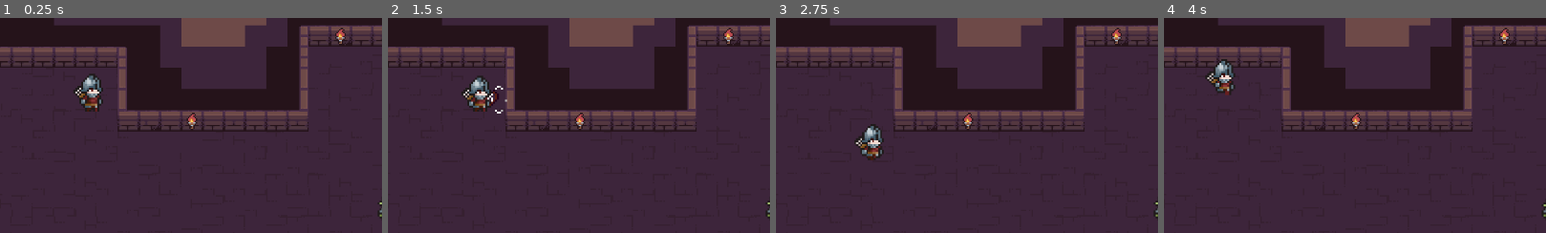
Above: before the commit, frames 1-4 (left to right).
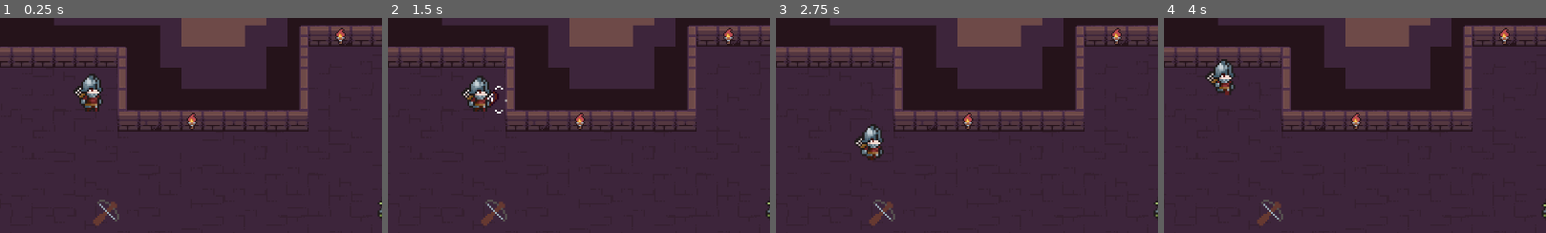
Above: after the commit, the same moments.

Repository: SevenGriphon/roguelike-like
Game: Godot game, scene res://scenes/main.tscn
The game is run twice, just before and just after one commit, with the same random seed, the same clock (stepped at 60 frames per second) and the same inputs.
Inputs (mouse positions are % of the whole screen's width and height, from its top left):
- Up to frame 1 (0.25 s): no input
- Up to frame 2 (1.5 s): move the mouse to (72, 45) at 0.52 s; press the mouse at (72, 45) at 0.53 s; hold D (move_right) 0.53-1.28 s; move the mouse to (30, 55) at 1.27 s; release the mouse at (30, 55) at 1.28 s; hold S (move_down) from 1.28 s (still down); tap E (interact) at 1.35 s
- Up to frame 3 (2.75 s): move the mouse to (60, 28) at 2.02 s; release S (move_down) at 2.03 s; hold D (move_right) from 2.03 s (still down); hold Right mouse button (mele_attack) from 2.03 s (still down)
- Up to frame 4 (4 s): move the mouse to (45, 70) at 2.77 s; release D (move_right) at 2.78 s; release Right mouse button (mele_attack) at 2.78 s; hold W (move_up) 2.78-3.53 s; click (45, 70) at 2.85 s; move the mouse to (80, 65) at 3.52 s; hold A (move_left) from 3.53 s (still down); hold E (interact) from 3.53 s (still down)
The pictures show only the part of the screen within x 12-62%, y 13-63%; the shares and areas given below are measured in that part.

The runs differ from the first frame. In frame 1, 0.3% of the frame differs, in the area x 24-32%, y 84-97%; in frame 2, 0.3%; in frame 3, 0.3%; in frame 4, 0.3%.

Commit message:
Update weapon pickup to show its weapon in editor

Diff:
--- a/scenes/main.tscn
+++ b/scenes/main.tscn
@@ -6,6 +6,8 @@
 [ext_resource type="PackedScene" uid="uid://cnjgt8wylai73" path="res://scenes/enemy_spawn_marker.tscn" id="5_tbgi4"]
 [ext_resource type="PackedScene" uid="uid://b11owtvwtskg8" path="res://scenes/tile_map.tscn" id="5_tefeu"]
 [ext_resource type="Texture2D" uid="uid://b668n57f786ri" path="res://assets/2D Pixel Dungeon Asset Pack/character and tileset/Dungeon_Tileset.png" id="6_tefeu"]
+[ext_resource type="PackedScene" uid="uid://td77je8q2qxs" path="res://scenes/weapon_pickup.tscn" id="7_tipki"]
+[ext_resource type="Resource" uid="uid://crjvcj6l3nu36" path="res://weapons/crossbow.tres" id="8_85g3d"]
 
 [sub_resource type="NavigationPolygon" id="NavigationPolygon_tefeu"]
 vertices = PackedVector2Array(35, 431, 67, 431, 67, 559, 15, 657, 291, 559, 291, 591, 541, 591, 541, 527, 573, 527, 771 …(738 unchanged characters)…
@@ -173,3 +175,7 @@
 [node name="DetailsLayer" type="TileMapLayer" parent="NavigationRegion2D/TileMap"]
 tile_map_data = PackedByteArray("AAAUAAMAAAAAAAkAAAANAAcAAAAAAAkAAAAfAAUAAAAAAAkAAAADAAQAAAAEAAcAAAAdAAUAAAAEAAcAAAADAA8AAAAHAAcAAAABAAgAAAAEAAYAAAAiAAcAAAAIAAYAAAAiAAkAAAAIAAYAAAAiAAgAAAAHAAcAAAAhABEAAAAFAAYAAAAXAAMAAAACAAkAAAA=")
 tile_set = SubResource("TileSet_tipki")
+
+[node name="WeaponPickup" parent="." instance=ExtResource("7_tipki")]
+position = Vector2(304, 377)
+weapon_data = ExtResource("8_85g3d")
--- a/scenes/weapon_pickup.tscn
+++ b/scenes/weapon_pickup.tscn
@@ -1,17 +1,7 @@
-[gd_scene load_steps=8 format=3 uid="uid://td77je8q2qxs"]
+[gd_scene load_steps=4 format=3 uid="uid://td77je8q2qxs"]
 
 [ext_resource type="Script" uid="uid://bgth60kp4sb8s" path="res://scripts/weapon_pickup.gd" id="1_qjt78"]
-[ext_resource type="Script" uid="uid://c40oowmw88aqy" path="res://scripts/Weapons/data/weapon_data.gd" id="2_bt436"]
 [ext_resource type="Script" uid="uid://bsonh486cdlxx" path="res://scripts/interation_area.gd" id="3_bt436"]
-[ext_resource type="Texture2D" uid="uid://23vor62oxdaa" path="res://assets/bow.png" id="3_setew"]
-[ext_resource type="Script" uid="uid://xgkudslun48y" path="res://scripts/Weapons/logic/bow.gd" id="4_nyn51"]
-
-[sub_resource type="Resource" id="Resource_jld4d"]
-script = ExtResource("2_bt436")
-texture = ExtResource("3_setew")
-weapon_script = ExtResource("4_nyn51")
-damage = 30
-metadata/_custom_type_script = "uid://c40oowmw88aqy"
 
 [sub_resource type="CircleShape2D" id="CircleShape2D_setew"]
 radius = 65.0077
@@ -20,7 +10,6 @@
 script = ExtResource("1_qjt78")
 interaction_area = NodePath("InteractionArea")
 sprite = NodePath("Sprite2D")
-weapon_data = SubResource("Resource_jld4d")
 
 [node name="Sprite2D" type="Sprite2D" parent="."]
 scale = Vector2(3, 3)
--- a/scripts/Weapons/logic/bow.gd
+++ b/scripts/Weapons/logic/bow.gd
@@ -6,8 +6,8 @@
 var damage :float
 var damage_increment :float
 
-func init(player :Player, weapon_data :WeaponData):
-	super(player, weapon_data)
+func init(_player :Player, weapon_data :WeaponData):
+	super(_player, weapon_data)
 	damage_increment = data.max_damage / data.pull_time
 
 func enter(_player, _animation_event):
--- a/scripts/weapon_pickup.gd
+++ b/scripts/weapon_pickup.gd
@@ -1,14 +1,23 @@
+@tool
 extends Node2D
 
 @export var interaction_area :InteractionArea
 @export var sprite :Sprite2D
-@export var weapon_data :WeaponData
+@export var weapon_data :WeaponData : set = _set_weapon_data
 @onready var player :Player = get_tree().get_first_node_in_group("Player")
 
 func _ready() -> void:
-	sprite.texture = weapon_data.texture
+	if Engine.is_editor_hint():
+		return
 	interaction_area.on_interact = _on_interact
 
 func _on_interact():
-	print("Picked Up")
 	player.change_weapon(weapon_data)
+	self.queue_free()
+
+func _set_weapon_data(data :WeaponData):
+	weapon_data = data
+	if data:
+		sprite.texture = weapon_data.texture
+	else:
+		sprite.texture = Texture.new()
Not shown: 1 places in scenes/main.tscn that only renumber resources
